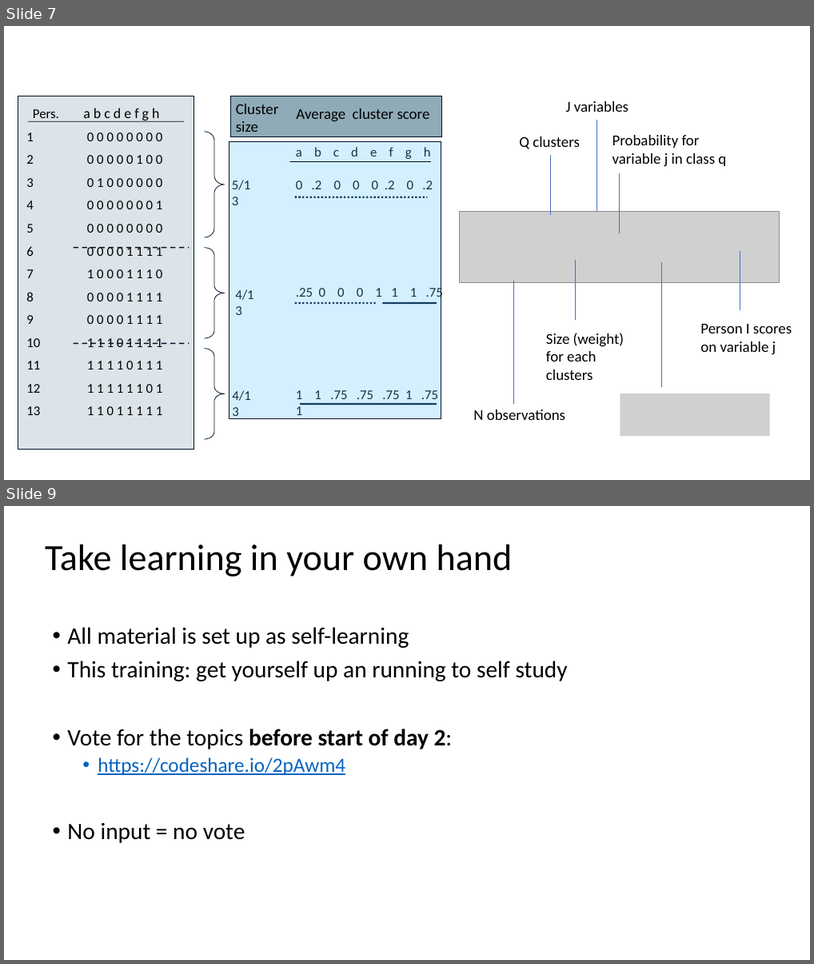
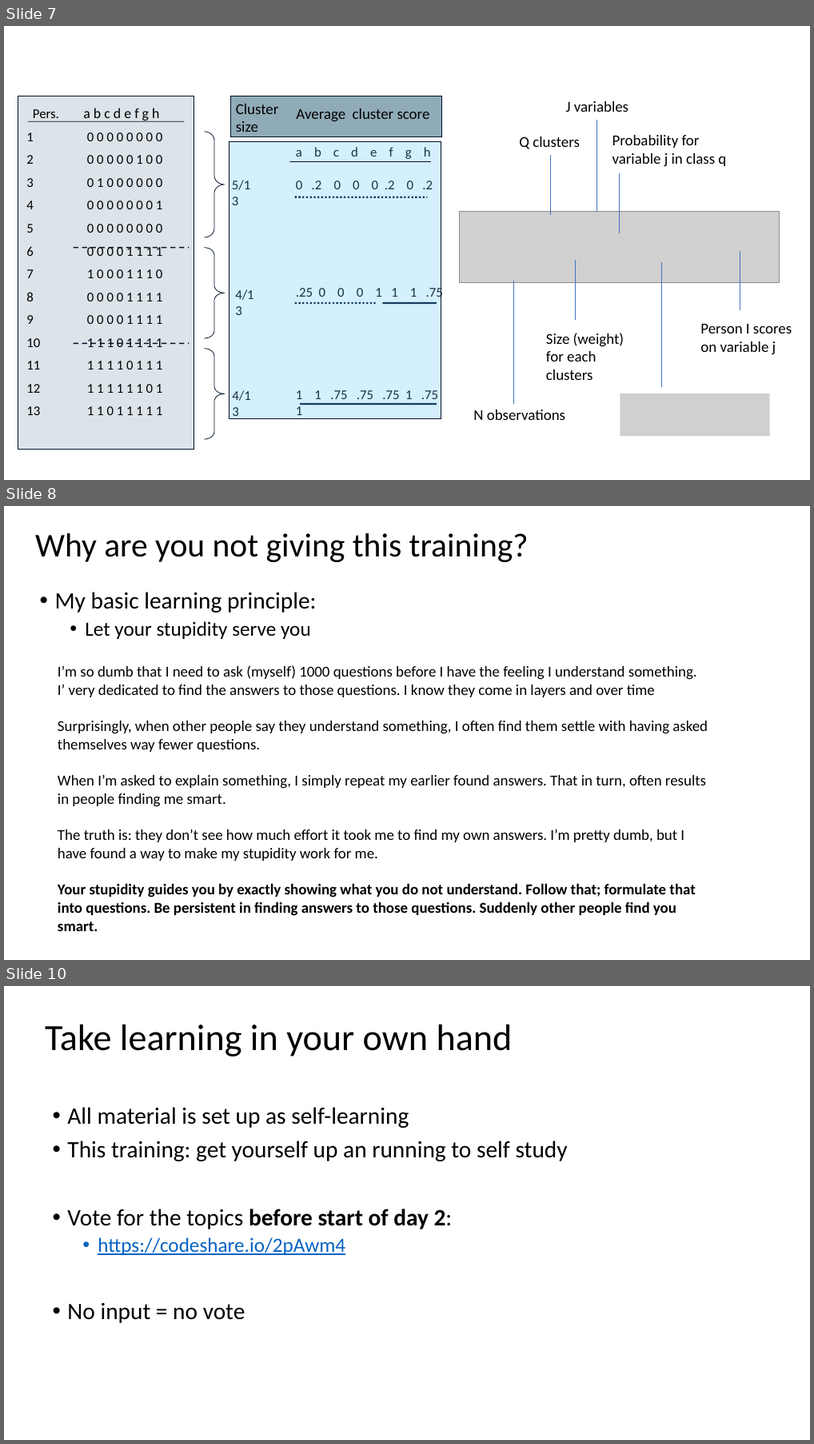
Before and after one commit to Bootcampanalytics/Training-material, a slide deck: Class intro.pptx. Shown one above the other, each under a label of ours: slides 7 and 9 before the commit, slides 7, 8 and 10 after it; the slides between them are not shown. The pictures are 814x964 and 814x1444 pixels, drawn with LibreOffice and Linux fonts; fonts in the diff are those of the drawing; grey boxes stand for pictures. Boxes give left, top, right and bottom in pixels: in the first picture for what was removed or moved away, otherwise in the second. Text is boxed around its words. In the diff, an @@ line names an element or a change of style, - is before the commit and + after.

```diff
--- a/Class intro.pptx
+++ b/Class intro.pptx
@@ slide 8 added at (4, 506, 810, 960), background #FFFFFF @@
@@ title added at (35, 533, 529, 562), 39.6 pt, text #000000 @@
+Why are you not giving this training?
@@ text added at (55, 592, 317, 639), 28 pt, text #000000 @@
+• My basic learning principle:
+  • Let your stupidity serve you
@@ text added at (58, 665, 708, 931), 18 pt, text #000000 @@
+I’m so dumb that I need to ask (myself) 1000 questions before I have the feeling I understand something.
+I’ very dedicated to find the answers to those questions. I know they come in layers and over time
+Surprisingly, when other people say they understand something, I often find them settle with having asked themselves way fewer questions.
+When I’m asked to explain something, I simply repeat my earlier found answers. That in turn, often results in people finding me smart.
+The truth is: they don’t see how much effort it took me to find my own answers. I’m pretty dumb, but I have found a way to make my stupidity work for me.
+Your stupidity guides you by exactly showing what you do not understand. Follow that; formulate that into questions. Be persistent in finding answers to those questions. Suddenly other people find you smart.
@@ what was slide 9 is now slide 10 @@
```
Also in this commit, not shown: 5 slides changed.
